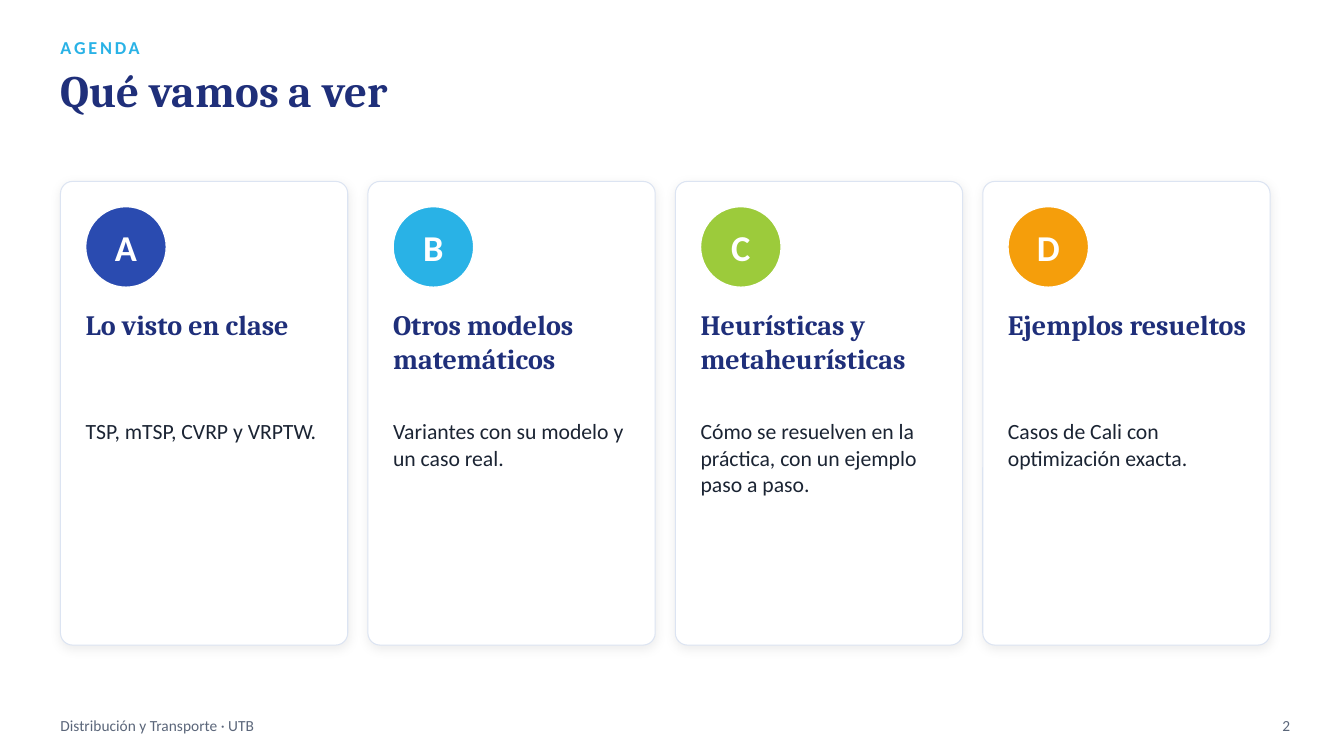
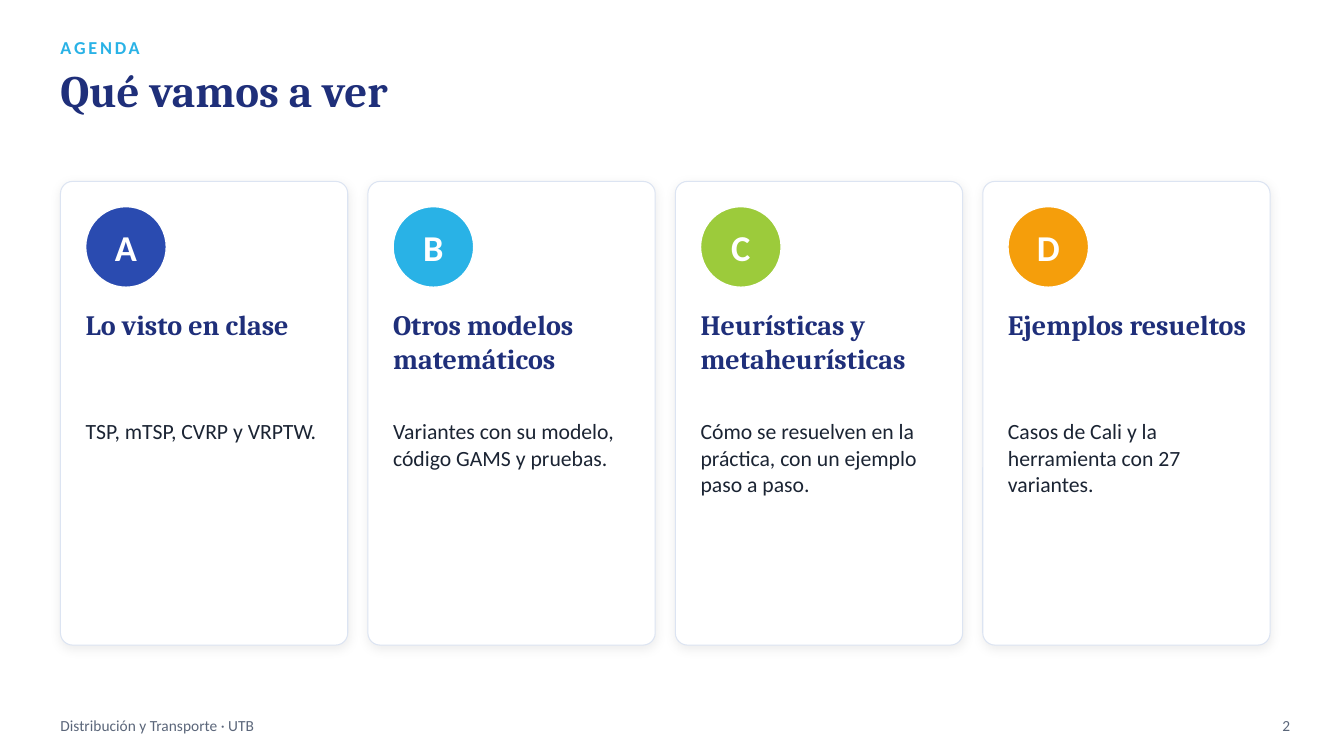
Before and after one commit to sebastianslg/grafosapp, a slide deck: slide 2 of Exposicion_Ruteo_de_Vehiculos.pptx. Drawn at 1344x756 pixels with LibreOffice and Linux fonts; fonts in the diff are those of the drawing. Boxes give left, top, right and bottom in pixels: in the first picture for what was removed or moved away, otherwise in the second. Text is boxed around its words. In the diff, an @@ line names an element or a change of style, - is before the commit and + after.

```diff
--- a/Exposicion_Ruteo_de_Vehiculos.pptx
+++ b/Exposicion_Ruteo_de_Vehiculos.pptx
@@ text at box(393, 424, 613, 470): text changed @@
-Variantes con su modelo y un caso real.
+Variantes con su modelo, código GAMS y pruebas.
@@ text at box(1008, 424, 1180, 492): text changed @@
-Casos de Cali con optimización exacta.
+Casos de Cali y la herramienta con 27 variantes.
```
Also in this commit, not shown: 28 other slides changed, 15 slides added, 3 slides removed, 10 other files.
